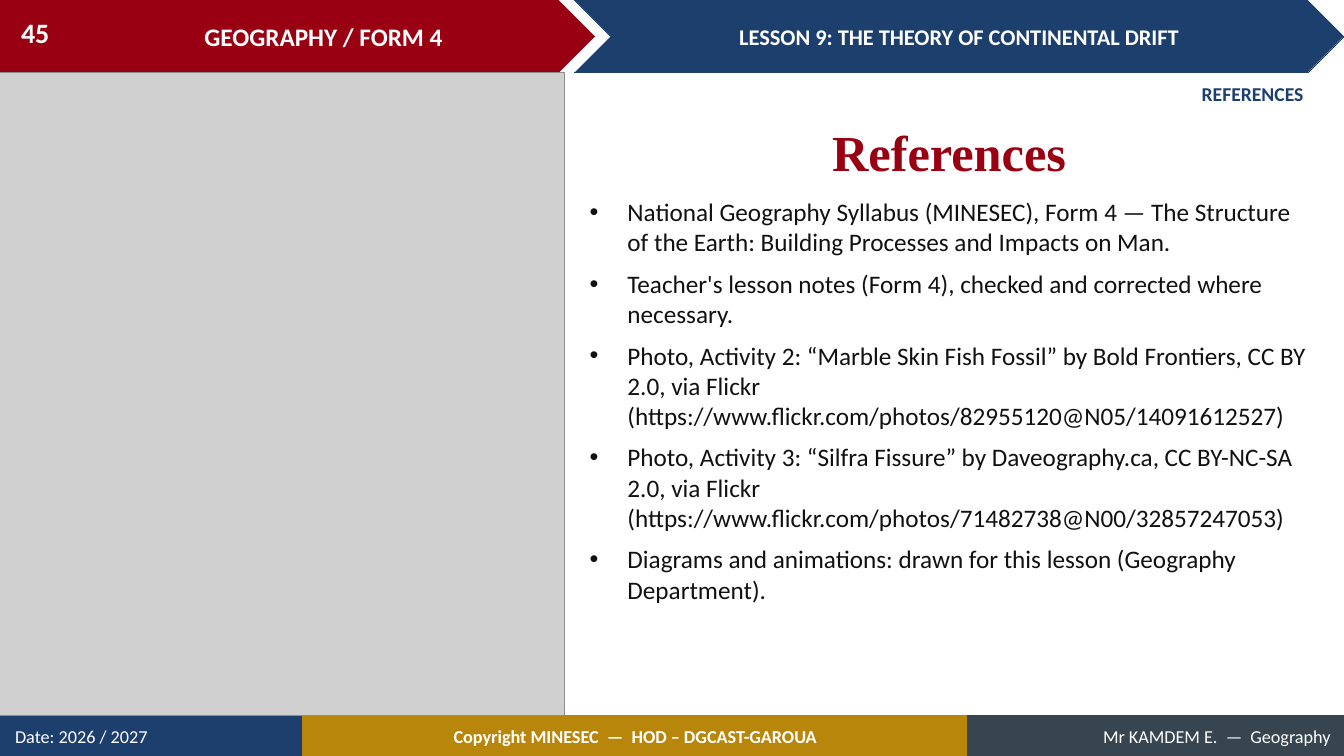
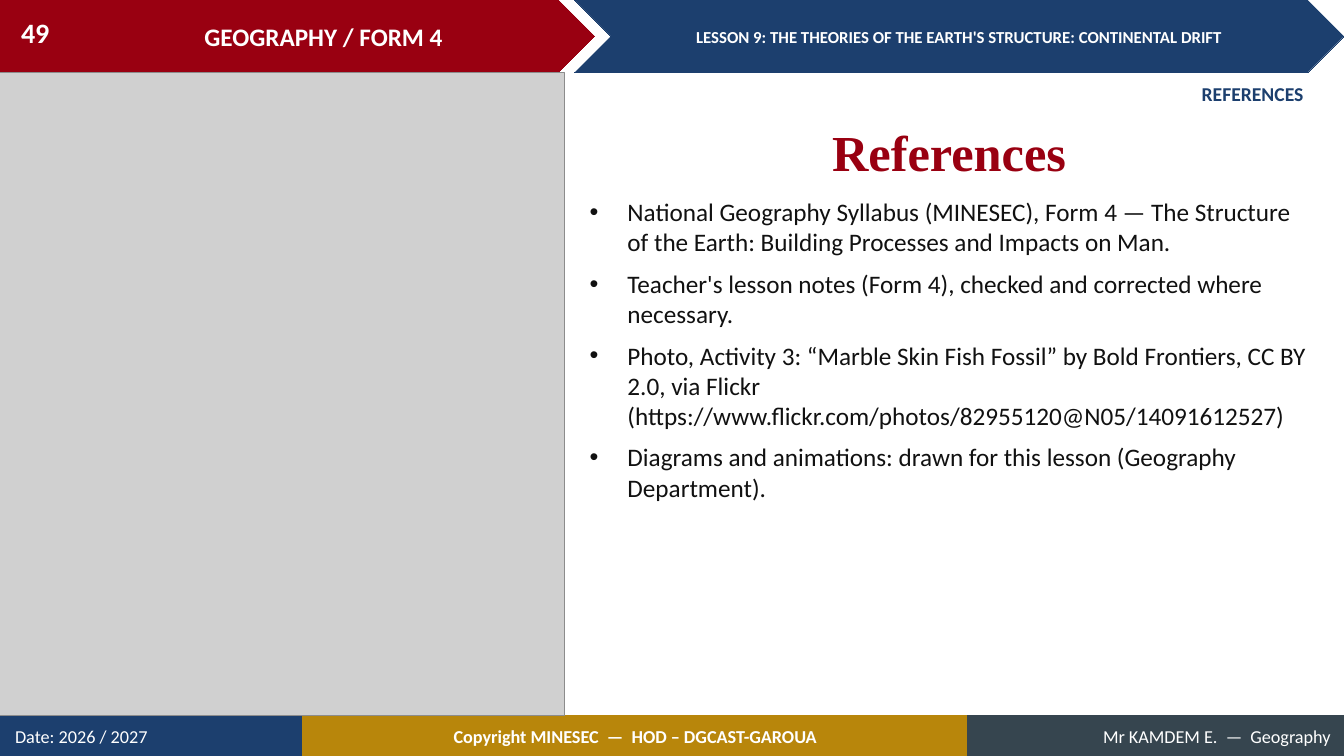
Before and after one commit to Berthautk/linea-github, a slide deck: slide 49 of lecons/F3/12_FORM4_LESSON09_Continental_Drift.pptx (slide 45 before the commit). Drawn at 1344x756 pixels with LibreOffice and Linux fonts; fonts in the diff are those of the drawing; grey boxes stand for pictures. Boxes give left, top, right and bottom in pixels: in the first picture for what was removed or moved away, otherwise in the second. Text is boxed around its words. In the diff, an @@ line names an element or a change of style, - is before the commit and + after.

```diff
--- a/lecons/F3/12_FORM4_LESSON09_Continental_Drift.pptx
+++ b/lecons/F3/12_FORM4_LESSON09_Continental_Drift.pptx
@@ page number at (21,24,49,43): text changed @@
-45
+49
@@ text in chevron at (696,31,1221,43): text changed; size 16 to 12 pt @@
-LESSON 9: THE THEORY OF CONTINENTAL DRIFT
+LESSON 9: THE THEORIES OF THE EARTH'S STRUCTURE: CONTINENTAL DRIFT
@@ text at (627,347,1305,429): text changed @@
-• Photo, Activity 2: “Marble Skin Fish Fossil” by Bold Frontiers, CC BY 2.0, via Flickr (https://www.flickr.com/photos/82955120@N05/14091612527)
-• Photo, Activity 3: “Silfra Fissure” by Daveography.ca, CC BY-NC-SA 2.0, via Flickr (https://www.flickr.com/photos/71482738@N00/32857247053)
+• Photo, Activity 3: “Marble Skin Fish Fossil” by Bold Frontiers, CC BY 2.0, via Flickr (https://www.flickr.com/photos/82955120@N05/14091612527)
```
Also in this commit, not shown: 42 other slides changed, 6 slides added, 2 slides removed, 15 other files.
